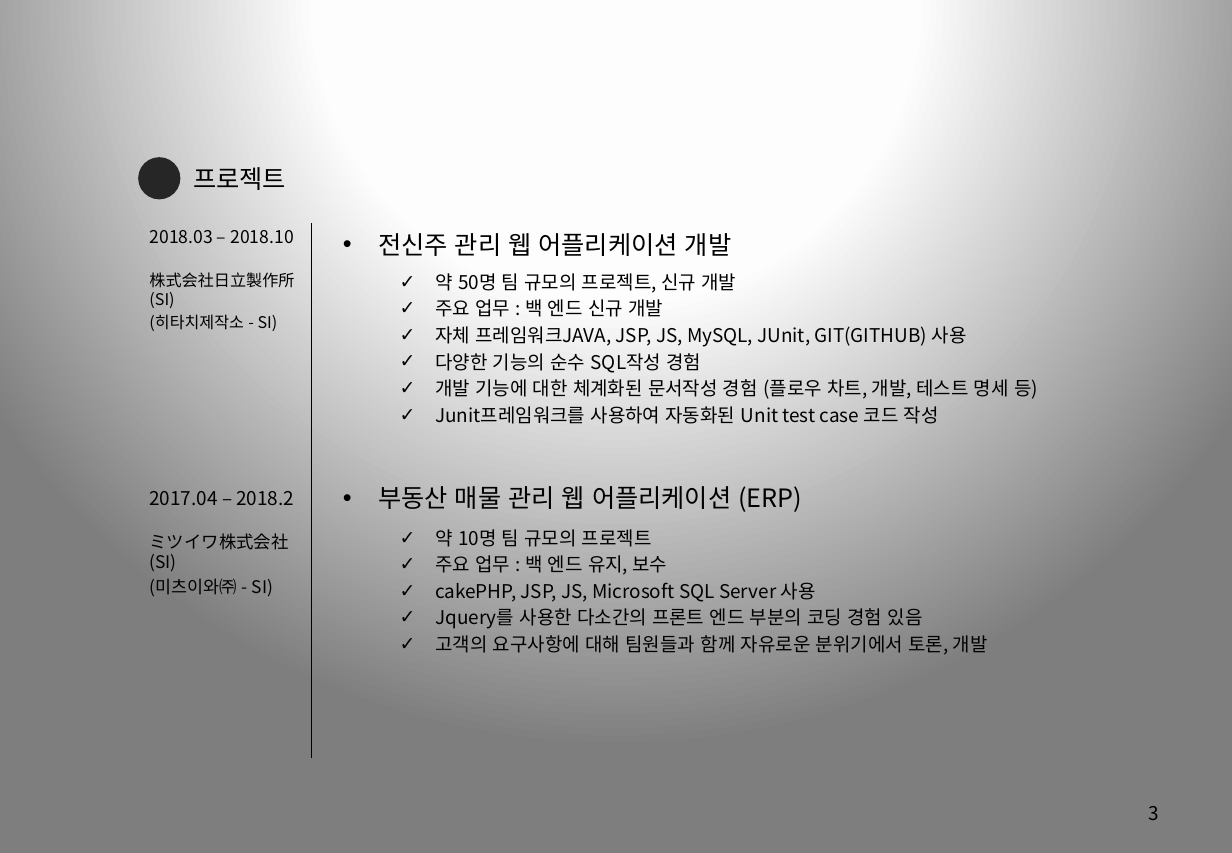
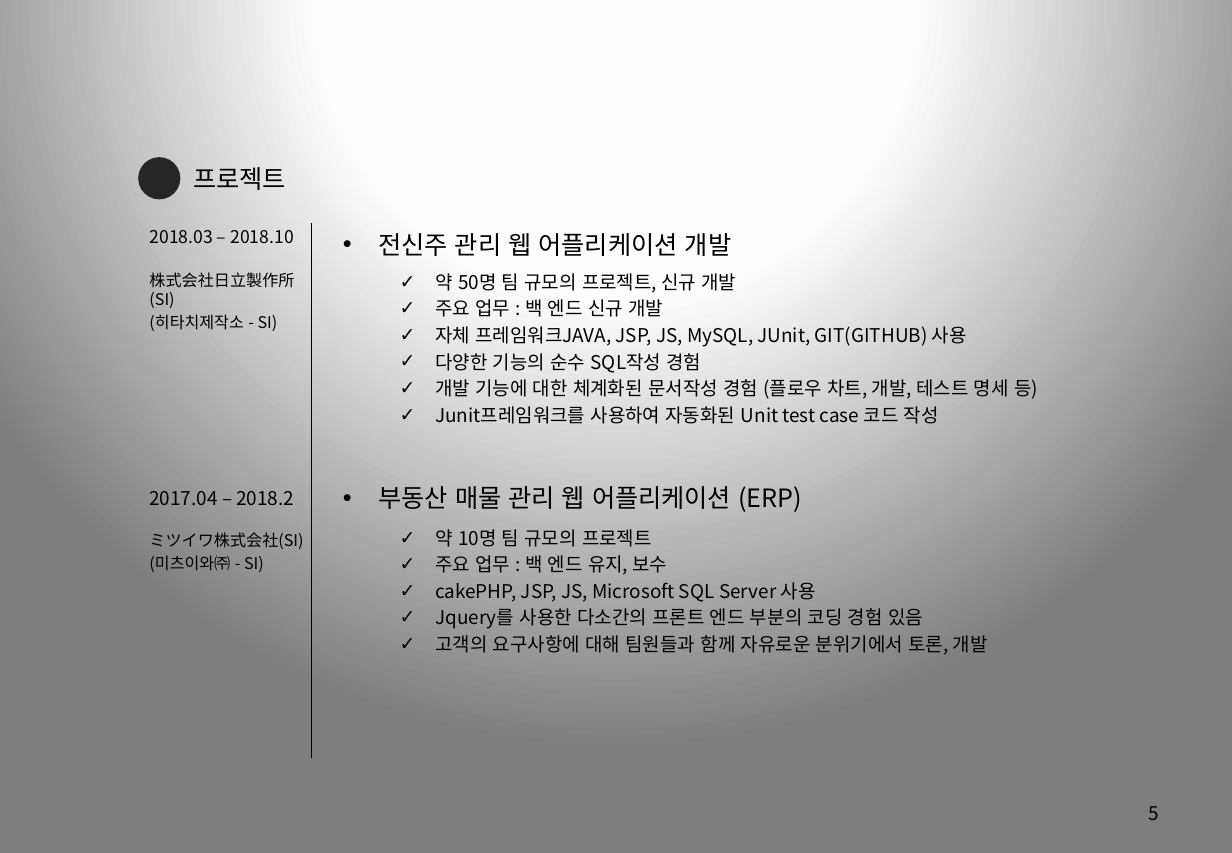
Before and after one commit to Marmaladee/Portfolio, a slide deck: slide 5 of Resume_강동수(Kang Dongsoo).pptx (slide 3 before the commit). Drawn at 1232x853 pixels with LibreOffice and Linux fonts; fonts in the diff are those of the drawing. Boxes give left, top, right and bottom in pixels: in the first picture for what was removed or moved away, otherwise in the second. Text is boxed around its words. In the diff, an @@ line names an element or a change of style, - is before the commit and + after.

```diff
--- a/Resume_강동수(Kang Dongsoo).pptx
+++ b/Resume_강동수(Kang Dongsoo).pptx
@@ text "ミツイワ株式会社(SI)" at [149, 532, 303, 572]: size 11 to 10.2 pt @@
@@ page number at [1148, 806, 1159, 820]: text changed @@
-3
+5
```
Also in this commit, not shown: 5 other slides changed, 2 slides added, 4 other files.
